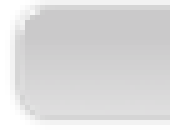
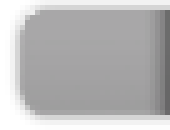
Two versions of the same layered image (170x130). Layer-by-layer changes:
showed "shadow#1" over [145, 10, 170, 115]
showed "base", opacity 100% → 85%, painted on it over [20, 10, 170, 115]
